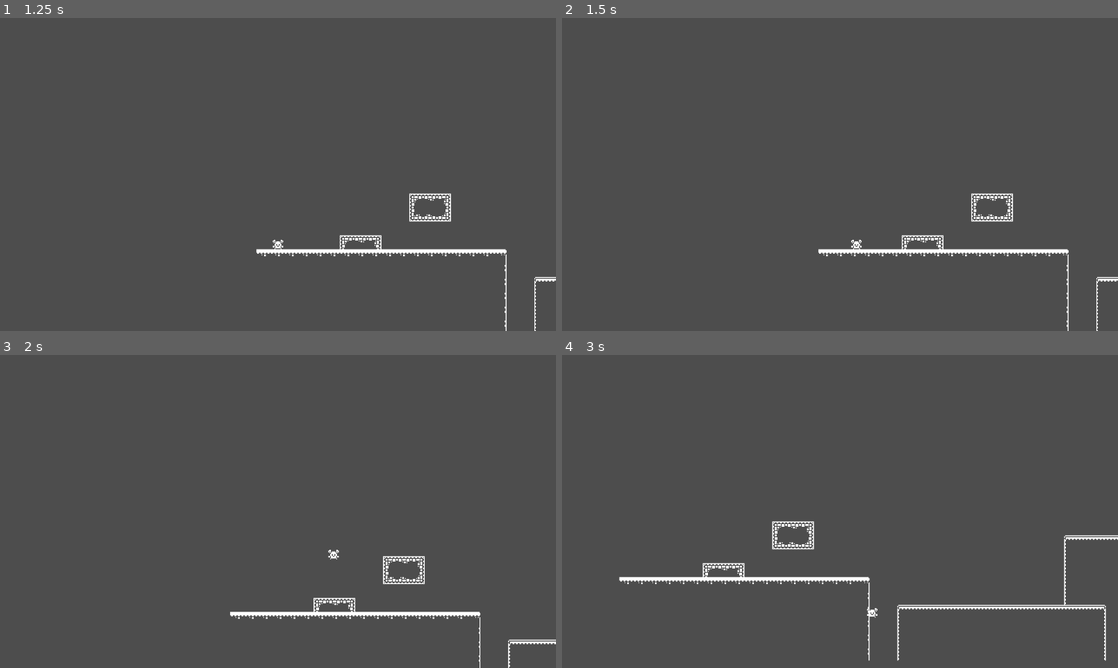
Above: before the commit, frames 1-4 (two rows, left to right).
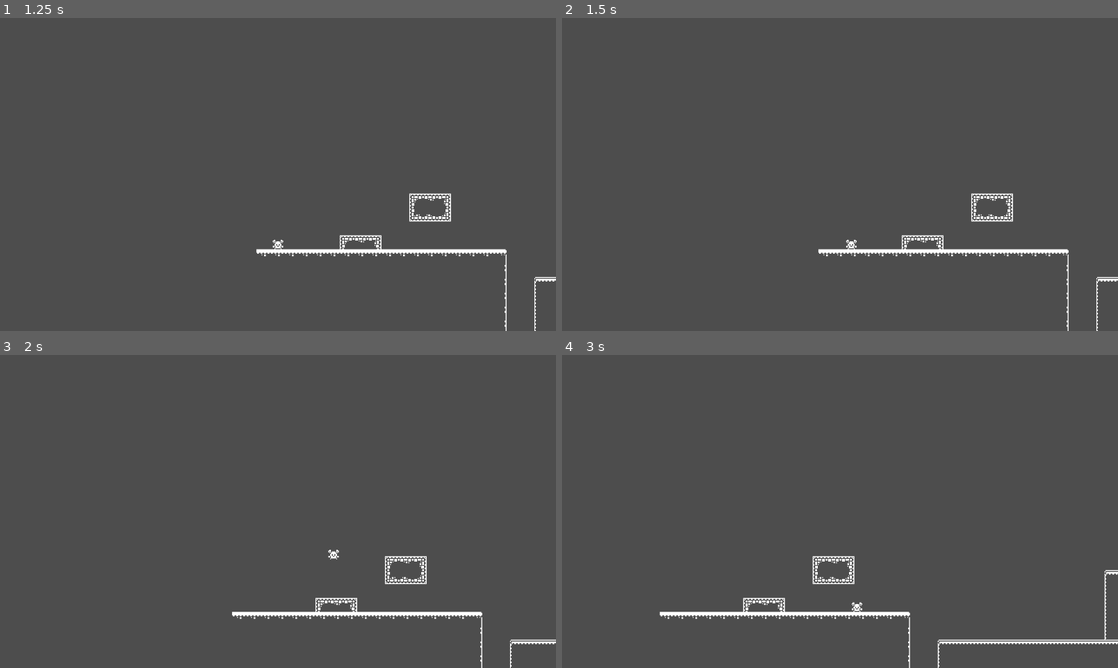
Above: after the commit, the same moments.

Repository: Allophycocyanin/GoodeMovement
Game: Godot game, scene res://main_menu.tscn
Two runs of this game, one before a commit and one after it. Both use one fixed random seed, a clock stepped at 60 frames per second and the inputs below.
Inputs:
- Up to frame 1 (1.25 s): click "Start" at 0.5 s
- Up to frame 2 (1.5 s): tap Enter at 1.25 s; hold D (move_right) from 1.28 s (still down); tap Shift (sprint) at 1.35 s
- Up to frame 3 (2 s): keep holding D (move_right); tap Space (jump) at 1.52 s
- Up to frame 4 (3 s): tap Shift (sprint) at 2.1, 2.85 s; tap Space (jump) at 2.27 s; release D (move_right) at 2.78 s; hold A (move_left) from 2.78 s (still down)

Frame 1 is identical in both runs. In frame 2, less than 0.1% of the frame differs, in the area x 51-54%, y 70-74%; in frame 3, 0.8%; in frame 4, 3.5%, in the area x 10-100%, y 53-100%.

Commit message:
Update player.gd

Diff:
--- a/player.gd
+++ b/player.gd
@@ -1,9 +1,9 @@
 extends CharacterBody2D
 
 const JUMP_VELOCITY = -350.0
-const WALK = 10
+const WALK = 150
 const RUN = 300
-const ACCELERATION = 30
+const ACCELERATION = 10
 var SPEED = 0
 
 # Get the gravity from the project settings to be synced with RigidBody nodes.
